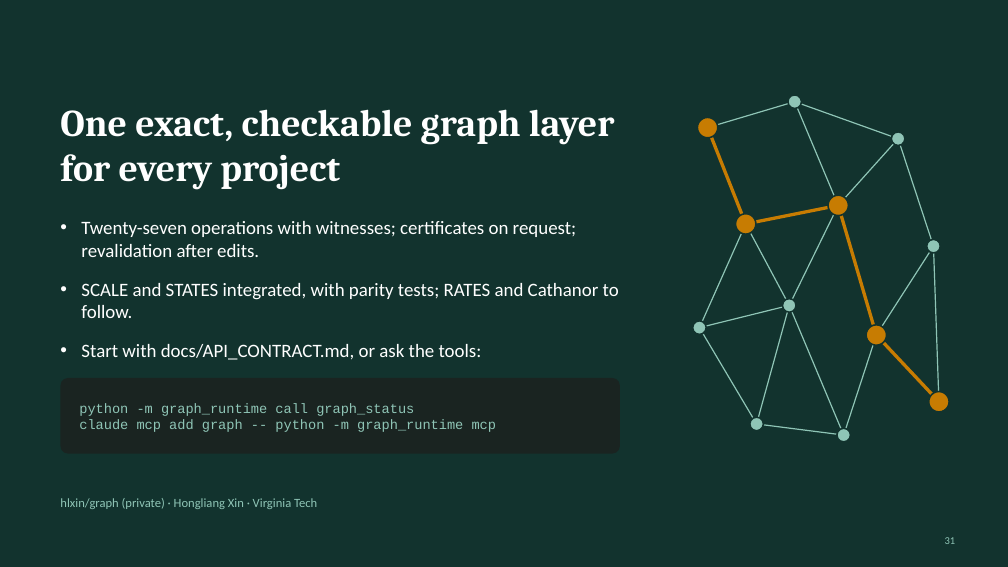
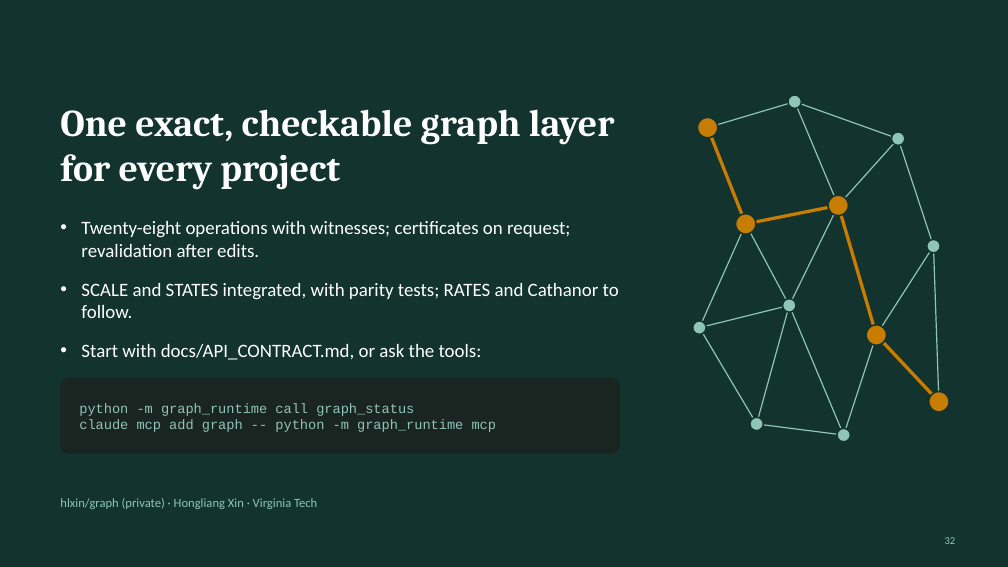
Before and after one commit to hlxin/graph, a slide deck: slide 32 of docs/GRAPH_slides.pptx (slide 31 before the commit). Drawn at 1008x567 pixels with LibreOffice and Linux fonts; fonts in the diff are those of the drawing. Boxes give left, top, right and bottom in pixels: in the first picture for what was removed or moved away, otherwise in the second. Text is boxed around its words. In the diff, an @@ line names an element or a change of style, - is before the commit and + after.

```diff
--- a/docs/GRAPH_slides.pptx
+++ b/docs/GRAPH_slides.pptx
@@ text at (x1=81, y1=221, x2=570, y2=257): text changed @@
-• Twenty-seven operations with witnesses; certificates on request; revalidation after edits.
+• Twenty-eight operations with witnesses; certificates on request; revalidation after edits.
```
Also in this commit, not shown: 7 other slides changed, 1 slide added, 3 other files.
